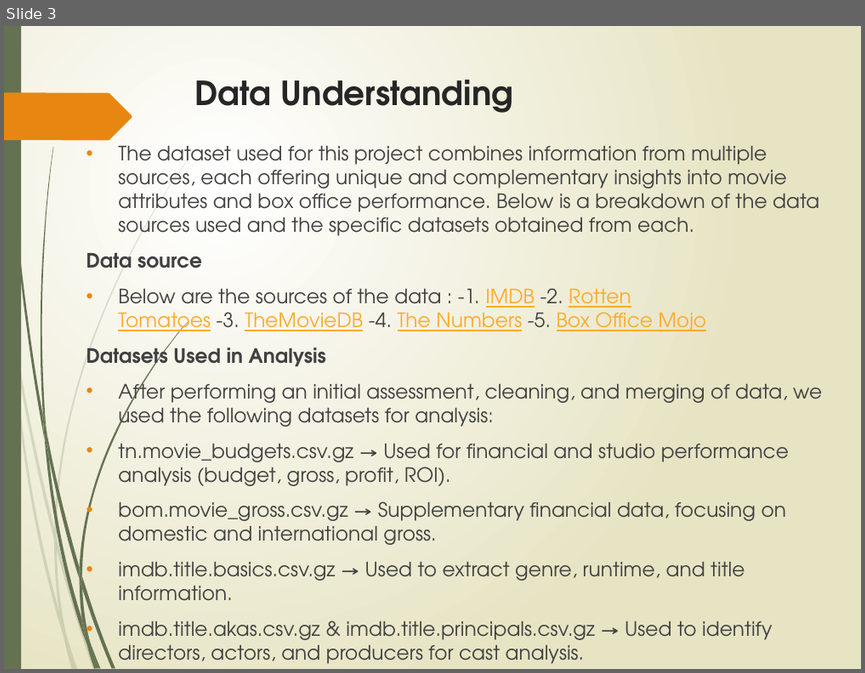
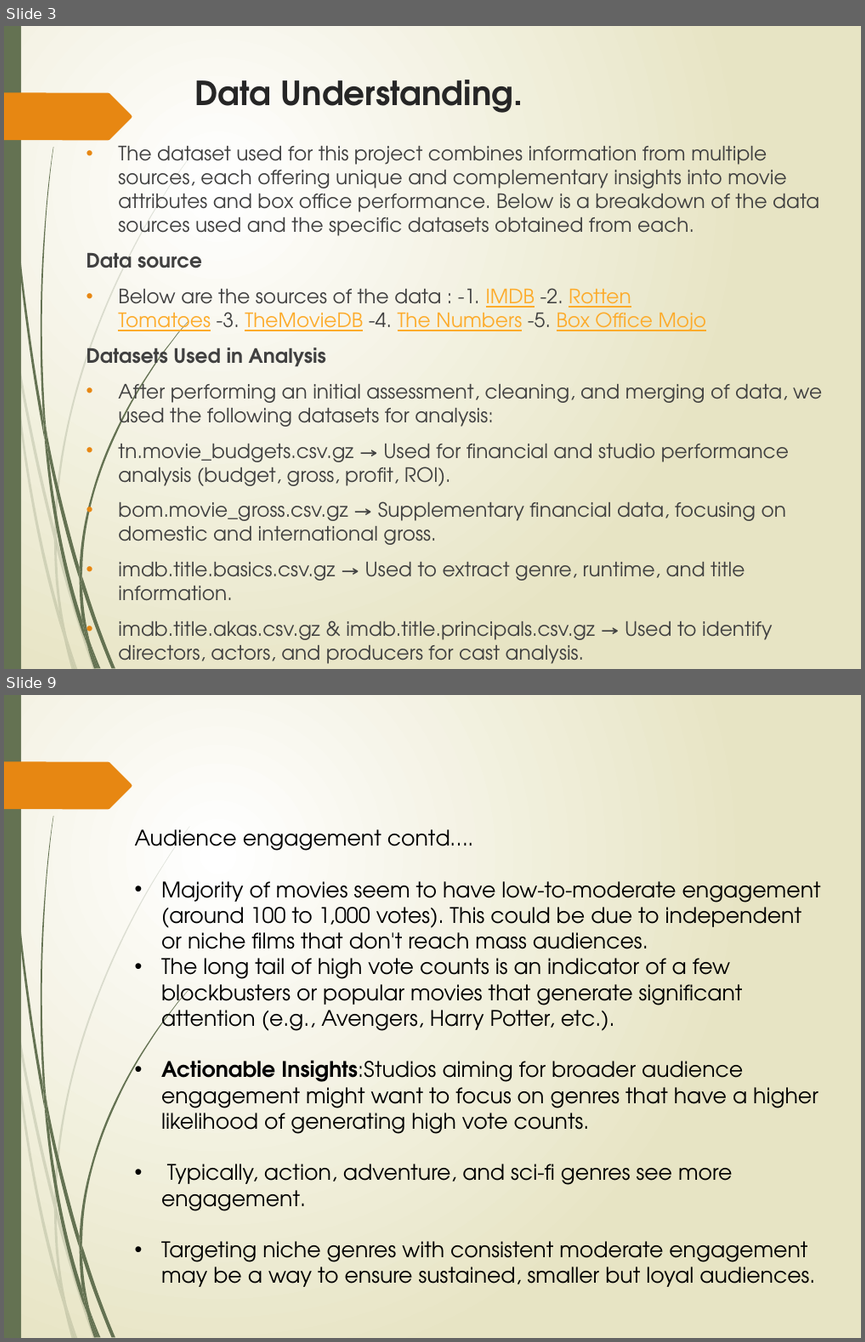
Before and after one commit to Hafsa-mohamed-Ad3n/Box-Office-Blueprint-Data-Driven-Insights-for-Microsoft-s-Movie-Studio-Launch, a slide deck: Movie_Analysis_Presentation latest copy.pptx. Shown one above the other, each under a label of ours: slide 3 before the commit, slides 3 and 9 after it; the slides between them are not shown. The pictures are 865x673 and 865x1342 pixels, drawn with LibreOffice and Linux fonts; fonts in the diff are those of the drawing. Boxes give left, top, right and bottom in pixels: in the first picture for what was removed or moved away, otherwise in the second. Text is boxed around its words. In the diff, an @@ line names an element or a change of style, - is before the commit and + after.

```diff
--- a/Movie_Analysis_Presentation latest copy.pptx
+++ b/Movie_Analysis_Presentation latest copy.pptx
@@ slide 9 added at [4,695,861,1338], background gradient #FFFFFF to #E8E6C4; not listed: 24 template elements that a slide beside it also shows @@
@@ text added at [135,829,821,1287], 18 pt, text #000000 @@
+Audience engagement contd….
+• Majority of movies seem to have low-to-moderate engagement (around 100 to 1,000 votes). This could be due to independent or niche films that don't reach mass audiences.
+• The long tail of high vote counts is an indicator of a few blockbusters or popular movies that generate significant attention (e.g., Avengers, Harry Potter, etc.).
+• Actionable Insights:Studios aiming for broader audience engagement might want to focus on genres that have a higher likelihood of generating high vote counts.
+• Typically, action, adventure, and sci-fi genres see more engagement.
+• Targeting niche genres with consistent moderate engagement may be a way to ensure sustained, smaller but loyal audiences.
@@ slide 3 changed as well @@
@@ title at [194,80,522,113]: text changed @@
-Data Understanding
+Data Understanding.
```
Also in this commit, not shown: 7 other slides changed, 11 other slides added, 2 slides removed.
